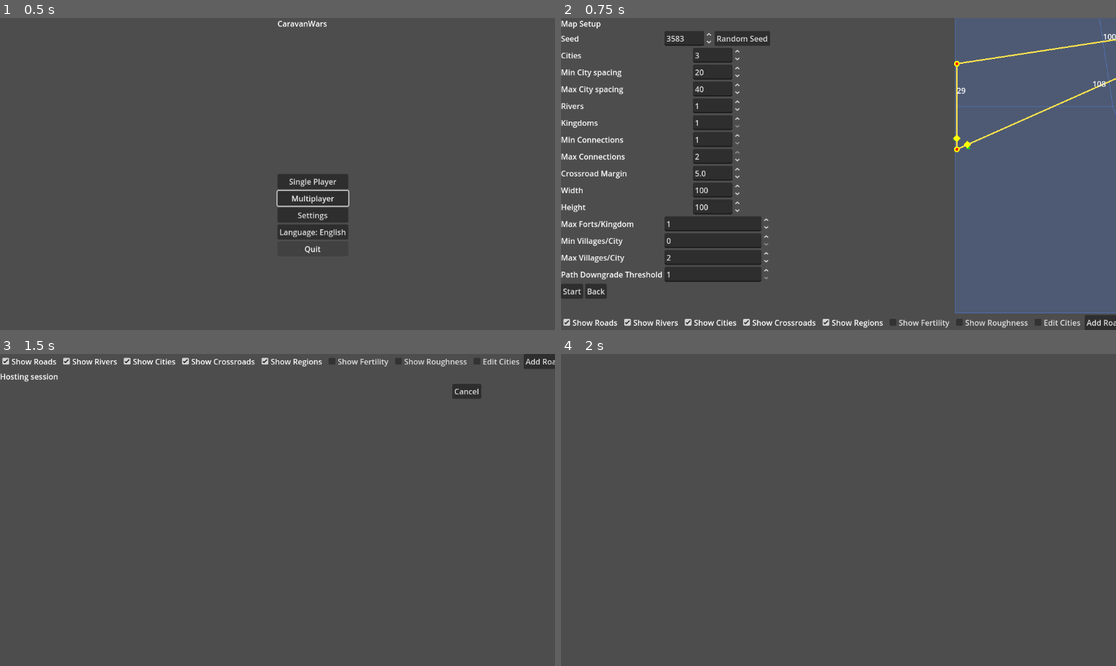
Above: before the commit, frames 1-4 (two rows, left to right).
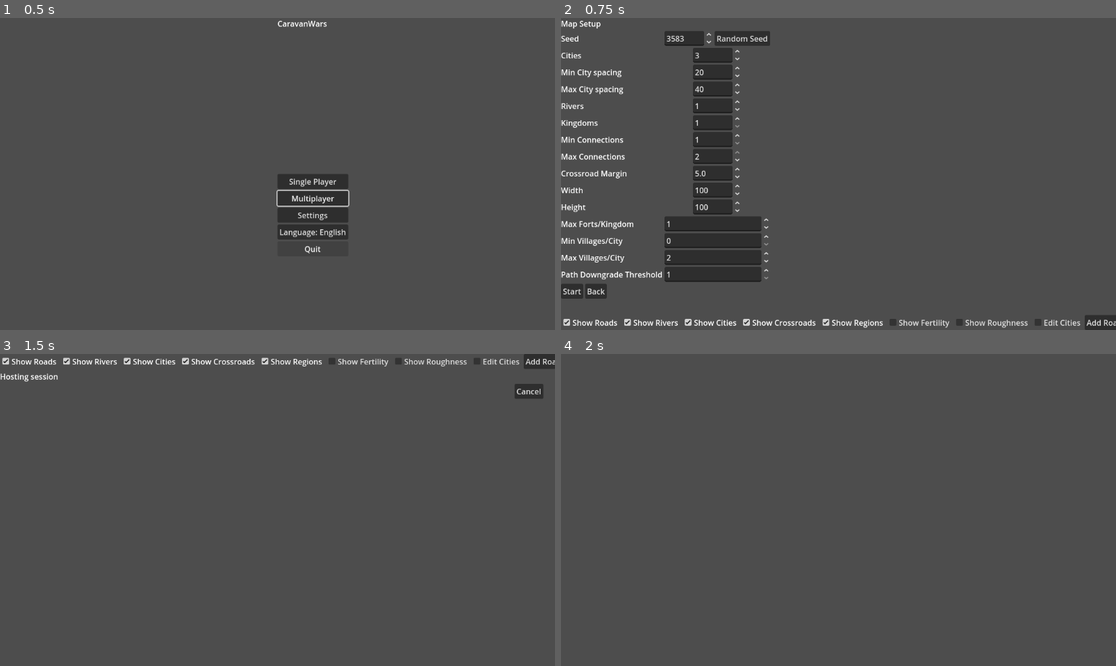
Above: after the commit, the same moments.

Repository: sepa79/CaravanWars
Game: Godot game, scene res://scenes/Main.tscn
Same seed, same stepped clock (60 frames per second), same inputs: the game is played once before the commit and once after it.
Inputs:
- Up to frame 1 (0.5 s): no input
- Up to frame 2 (0.75 s): click "Single Player" at 0.5 s
- Up to frame 3 (1.5 s): click "Start" at 1.25 s
- Up to frame 4 (2 s): no input

Frame 1 is identical in both runs. In frame 2, 27% of the frame differs, in the area x 70-100%, y 0-95%; in frame 3, 0.4%; in frame 4, nothing differs.
Error after the commit: Parse Error: Identifier "OpenSimplexNoise" not declared in the current scope. Did you mean to use "FastNoiseLite"? (res://mapgen/RiverGenerator.gd:27)

Commit message:
Add river generation, crossings, and layer controls

Diff:
--- a/game/mapgen/RiverGenerator.gd
+++ b/game/mapgen/RiverGenerator.gd
@@ -9,44 +9,57 @@
 func _init(_rng: RandomNumberGenerator) -> void:
     rng = _rng
 
-## Generates simple river polylines. Intersections with roads are converted
-## to `bridge` or `ford` nodes.
-func generate_rivers(roads: Dictionary, count: int = 1, width: float = 100.0, height: float = 100.0) -> Array:
+## Generates up to six rivers as curved splines derived from noise.  Each
+## river is returned as a polyline sampled from a `Curve2D`.  Any road that
+## intersects a river is split and a crossing node is inserted.  The
+## crossing defaults to a bridge but can be changed later.
+func generate_rivers(roads: Dictionary, count: int = 0, width: float = 100.0, height: float = 100.0) -> Array:
     var rivers: Array = []
+    count = clamp(count, 0, 6)
+    for rid in range(count):
+        var start: Vector2 = _random_edge_point(width, height)
+        var end: Vector2 = _random_edge_point(width, height)
+        while start == end:
+            end = _random_edge_point(width, height)
 
-    for _i in range(count):
-        var start: Vector2 = Vector2(rng.randf_range(0.0, width), rng.randf_range(0.0, height))
-        var edge_choice: int = rng.randi_range(0, 3)
-        var end: Vector2
-        match edge_choice:
-            0:
-                end = Vector2(rng.randf_range(0.0, width), 0.0)
-            1:
-                end = Vector2(rng.randf_range(0.0, width), height)
-            2:
-                end = Vector2(0.0, rng.randf_range(0.0, height))
-            _:
-                end = Vector2(width, rng.randf_range(0.0, height))
-        var polyline: Array[Vector2] = _river_polyline(start, end, 5, width, height)
-        _process_intersections(polyline, roads)
+        var curve := Curve2D.new()
+        curve.add_point(start)
+        var noise := OpenSimplexNoise.new()
+        noise.seed = rng.randi()
+        noise.period = max(width, height)
+        var steps := 8
+        for i in range(1, steps):
+            var t := float(i) / float(steps)
+            var pos := start.lerp(end, t)
+            var dir := (end - start).normalized()
+            var perp := Vector2(-dir.y, dir.x)
+            var nval := noise.get_noise_2d(pos.x, pos.y)
+            var p := pos + perp * nval * 20.0
+            p.x = clamp(p.x, 0.0, width)
+            p.y = clamp(p.y, 0.0, height)
+            curve.add_point(p)
+        curve.add_point(end)
+        var baked := curve.tessellate()
+        var polyline: Array[Vector2] = []
+        for p in baked:
+            polyline.append(p)
+        _process_intersections(polyline, roads, rid + 1)
         rivers.append(polyline)
-
     return rivers
 
-func _river_polyline(start: Vector2, end: Vector2, segments: int = 5, width: float = 100.0, height: float = 100.0) -> Array[Vector2]:
-    var pts: Array[Vector2] = [start]
-    for i in range(1, segments - 1):
-        var t: float = float(i) / float(segments - 1)
-        var mid: Vector2 = start.lerp(end, t)
-        var offset: Vector2 = Vector2(rng.randf_range(-10.0, 10.0), rng.randf_range(-10.0, 10.0))
-        var p: Vector2 = mid + offset
-        p.x = clamp(p.x, 0.0, width)
-        p.y = clamp(p.y, 0.0, height)
-        pts.append(p)
-    pts.append(end)
-    return pts
+func _random_edge_point(width: float, height: float) -> Vector2:
+    var edge_choice: int = rng.randi_range(0, 3)
+    match edge_choice:
+        0:
+            return Vector2(rng.randf_range(0.0, width), 0.0)
+        1:
+            return Vector2(rng.randf_range(0.0, width), height)
+        2:
+            return Vector2(0.0, rng.randf_range(0.0, height))
+        _:
+            return Vector2(width, rng.randf_range(0.0, height))
 
-func _process_intersections(poly: Array[Vector2], roads: Dictionary) -> void:
+func _process_intersections(poly: Array[Vector2], roads: Dictionary, river_id: int) -> void:
     var nodes: Dictionary = roads["nodes"]
     var edges: Dictionary = roads["edges"]
     var next_node_id: int = roads.get("next_node_id", 1)
@@ -62,21 +75,25 @@
             var intersection: Variant = Geometry2D.segment_intersects_segment(river_a, river_b, road_start, road_end)
             if intersection != null:
                 var cross: Vector2 = intersection
-                var bridge_type: String = MapNodeModule.TYPE_BRIDGE if edge.road_class in ["road", "roman"] else MapNodeModule.TYPE_FORD
-                var bridge_id: int = next_node_id
+                var cross_id: int = next_node_id
                 next_node_id += 1
-                var bridge_node: MapViewNode = MapNodeModule.new(bridge_id, bridge_type, cross, {})
-                nodes[bridge_id] = bridge_node
+                var cross_node: MapViewNode = MapNodeModule.new(cross_id, MapNodeModule.TYPE_BRIDGE, cross, {"river_id": river_id})
+                nodes[cross_id] = cross_node
 
                 var start_id: int = edge.endpoints[0]
                 var end_id: int = edge.endpoints[1]
+                var attrs_a := edge.attrs.duplicate()
+                attrs_a["crossing_id"] = cross_id
+                var attrs_b := edge.attrs.duplicate()
+                attrs_b["crossing_id"] = cross_id
                 edges.erase(edge_id)
-                edges[next_edge_id] = EdgeModule.new(next_edge_id, edge.type, [road_start, cross], [start_id, bridge_id], edge.road_class, edge.attrs)
+                edges[next_edge_id] = EdgeModule.new(next_edge_id, edge.type, [road_start, cross], [start_id, cross_id], edge.road_class, attrs_a)
                 next_edge_id += 1
-                edges[next_edge_id] = EdgeModule.new(next_edge_id, edge.type, [cross, road_end], [bridge_id, end_id], edge.road_class, edge.attrs)
+                edges[next_edge_id] = EdgeModule.new(next_edge_id, edge.type, [cross, road_end], [cross_id, end_id], edge.road_class, attrs_b)
                 next_edge_id += 1
 
                 poly.insert(i + 1, cross)
+                break
 
     roads["next_node_id"] = next_node_id
     roads["next_edge_id"] = next_edge_id
--- a/game/ui/MapSetupScreen.gd
+++ b/game/ui/MapSetupScreen.gd
@@ -71,6 +71,8 @@
 var previous_state: String = Net.state
 var app_version: String = ""
 var legend_labels: Dictionary = {}
+var show_bridges_check: CheckBox
+var show_fords_check: CheckBox
 
 func _ready() -> void:
     I18N.language_changed.connect(_update_texts)
@@ -90,6 +92,8 @@
     seed_spin.value_changed.connect(_on_params_changed)
     cities_spin.value_changed.connect(_on_params_changed)
     rivers_spin.value_changed.connect(_on_params_changed)
+    rivers_spin.min_value = 0
+    rivers_spin.max_value = 6
     kingdoms_spin.value_changed.connect(_on_params_changed)
     min_connections_spin.value_changed.connect(_on_params_changed)
     max_connections_spin.value_changed.connect(_on_params_changed)
@@ -136,6 +140,12 @@
     show_regions_check.toggled.connect(_on_show_regions_toggled)
     show_fertility_check.toggled.connect(_on_show_fertility_toggled)
     show_roughness_check.toggled.connect(_on_show_roughness_toggled)
+    show_bridges_check = CheckBox.new()
+    layers.add_child(show_bridges_check)
+    show_bridges_check.toggled.connect(_on_show_bridges_toggled)
+    show_fords_check = CheckBox.new()
+    layers.add_child(show_fords_check)
+    show_fords_check.toggled.connect(_on_show_fords_toggled)
     edit_cities_check.toggled.connect(_on_edit_cities_toggled)
     add_road_button.toggled.connect(_on_add_road_toggled)
     delete_road_button.toggled.connect(_on_delete_road_toggled)
@@ -170,6 +180,8 @@
     show_cities_check.button_pressed = true
     show_crossroads_check.button_pressed = true
     show_regions_check.button_pressed = true
+    show_bridges_check.button_pressed = true
+    show_fords_check.button_pressed = true
     map_view.set_show_roads(true)
     map_view.set_show_rivers(true)
     map_view.set_show_cities(true)
@@ -232,6 +244,8 @@
     show_regions_check.text = I18N.t("setup.show_regions")
     show_fertility_check.text = I18N.t("setup.show_fertility")
     show_roughness_check.text = I18N.t("setup.show_roughness")
+    show_bridges_check.text = I18N.t("setup.show_bridges")
+    show_fords_check.text = I18N.t("setup.show_fords")
     edit_cities_check.text = I18N.t("setup.edit_cities")
     add_road_button.text = I18N.t("setup.add_road")
     delete_road_button.text = I18N.t("setup.delete_road")
@@ -376,6 +390,12 @@
 func _on_show_roughness_toggled(pressed: bool) -> void:
     map_view.set_show_roughness(pressed)
 
+func _on_show_bridges_toggled(pressed: bool) -> void:
+    map_view.set_show_bridges(pressed)
+
+func _on_show_fords_toggled(pressed: bool) -> void:
+    map_view.set_show_fords(pressed)
+
 func _on_edit_cities_toggled(pressed: bool) -> void:
     map_view.set_edit_mode(pressed)
 
--- a/game/ui/MapView.gd
+++ b/game/ui/MapView.gd
@@ -293,8 +293,14 @@
                     draw_string(font, pos, "%d" % int(round(length)), HORIZONTAL_ALIGNMENT_CENTER, -1, font_size, Color.WHITE)
     if show_rivers:
         for river in map_data.get("rivers", []):
-            for i in range(river.size() - 1):
-                draw_line(river[i] * draw_scale + offset, river[i + 1] * draw_scale + offset, Color.BLUE, 1.0)
+            var pts: Array[Vector2] = []
+            if river is Curve2D:
+                for p in river.tessellate():
+                    pts.append(p)
+            else:
+                pts = river
+            for i in range(pts.size() - 1):
+                draw_line(pts[i] * draw_scale + offset, pts[i + 1] * draw_scale + offset, Color.BLUE, 1.0)
     if show_cities:
         var capitals: Array = map_data.get("capitals", [])
         var cities: Array = map_data.get("cities", [])
